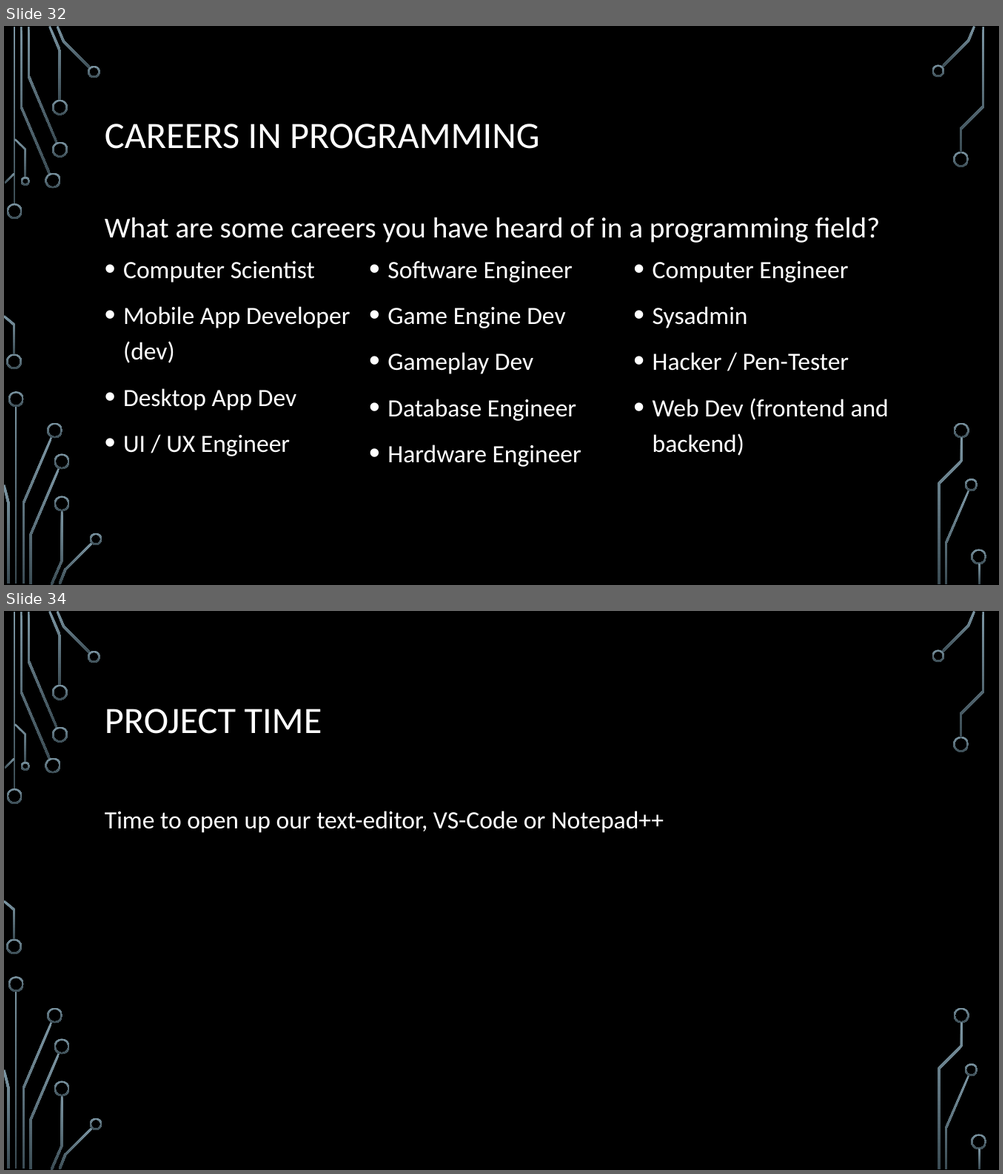
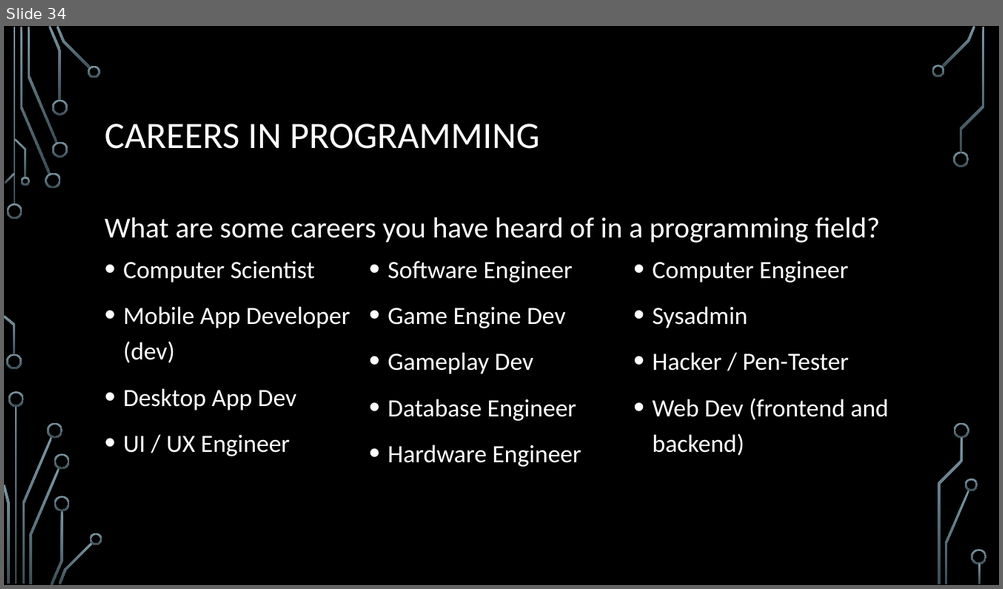
Before and after one commit to rbaker26/Programming-Merit-Badge, a slide deck: ProgrammingMB.pptx. Shown one above the other, each under a label of ours: slides 32 and 34 before the commit, slide 34 after it; the slides between them are not shown. The pictures are 1003x1174 and 1003x589 pixels, drawn with LibreOffice and Linux fonts; fonts in the diff are those of the drawing; background and template pictures are left out. Boxes give left, top, right and bottom in pixels: in the first picture for what was removed or moved away, otherwise in the second. Text is boxed around its words. In the diff, an @@ line names an element or a change of style, - is before the commit and + after.

```diff
--- a/ProgrammingMB.pptx
+++ b/ProgrammingMB.pptx
@@ slide 34 removed at (4, 611, 999, 1170), background picture (left out); not listed: 36 template elements that a slide beside it also shows @@
@@ title removed at (105, 709, 322, 734) @@
-PROJECT TIME
@@ text removed at (105, 811, 663, 833) @@
-Time to open up our text-editor, VS-Code or Notepad++
@@ what was slide 32 is now slide 34 @@
```
Also in this commit, not shown: 5 slides changed, 3 slides added, 1 other slide removed.
